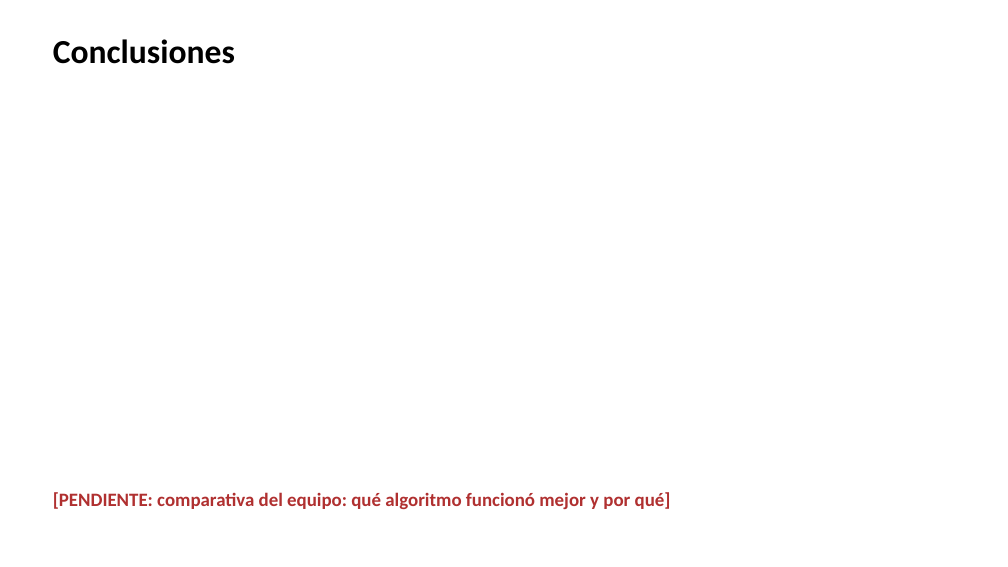
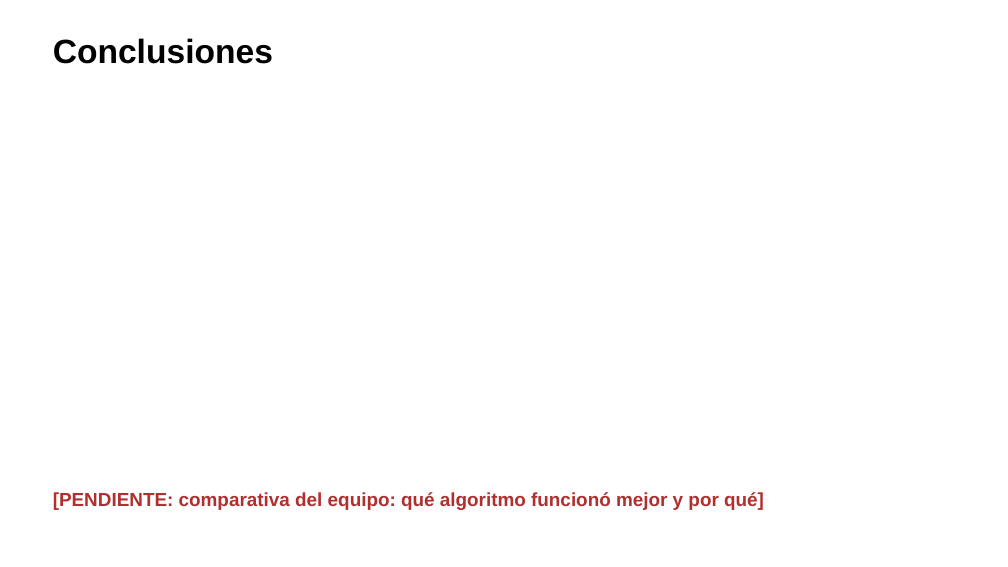
Before and after one commit to ArnauMontull/CPIA-Expo, a slide deck: slide 18 of presentacion/expo_cpia.pptx. Drawn at 1008x567 pixels with LibreOffice and Linux fonts; fonts in the diff are those of the drawing. Boxes give left, top, right and bottom in pixels: in the first picture for what was removed or moved away, otherwise in the second. Text is boxed around its words. In the diff, an @@ line names an element or a change of style, - is before the commit and + after.

```diff
--- a/presentacion/expo_cpia.pptx
+++ b/presentacion/expo_cpia.pptx
@@ text "Conclusiones" at (53, 38, 273, 64): font Calibri to Arial @@
@@ text "[PENDIENTE: comparativa del equipo: qué ..." at (53, 492, 764, 510): font Calibri to Arial @@
```
Also in this commit, not shown: 18 other slides changed, 11 other files.
